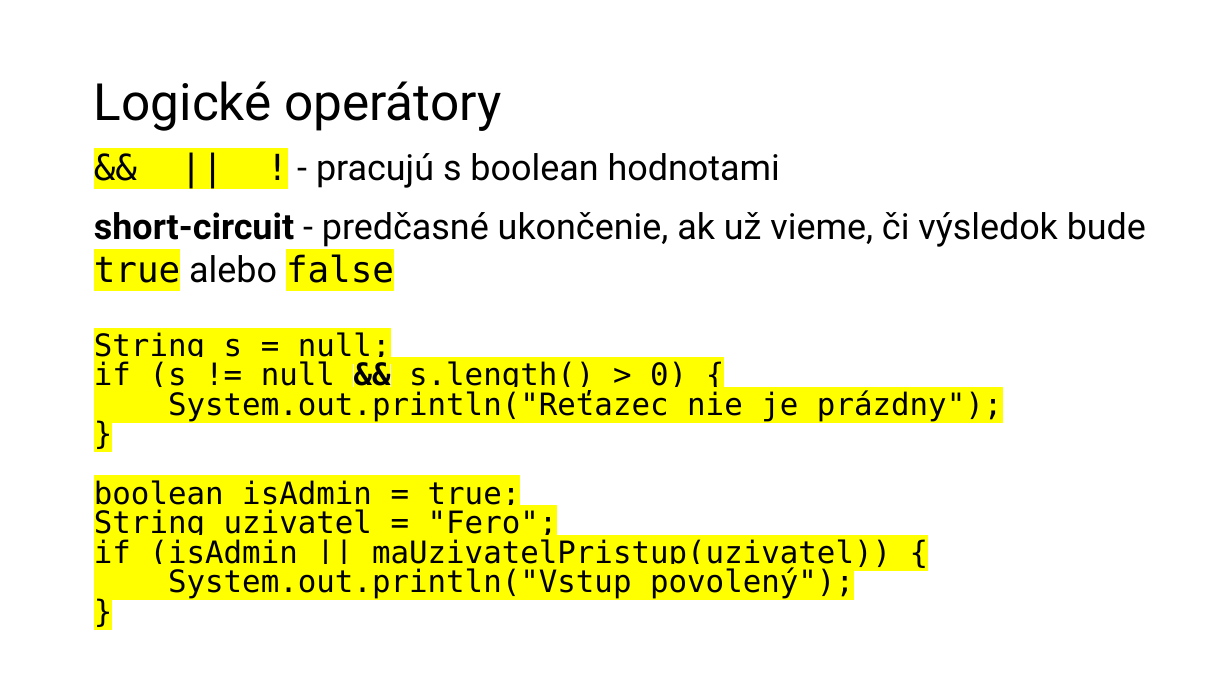
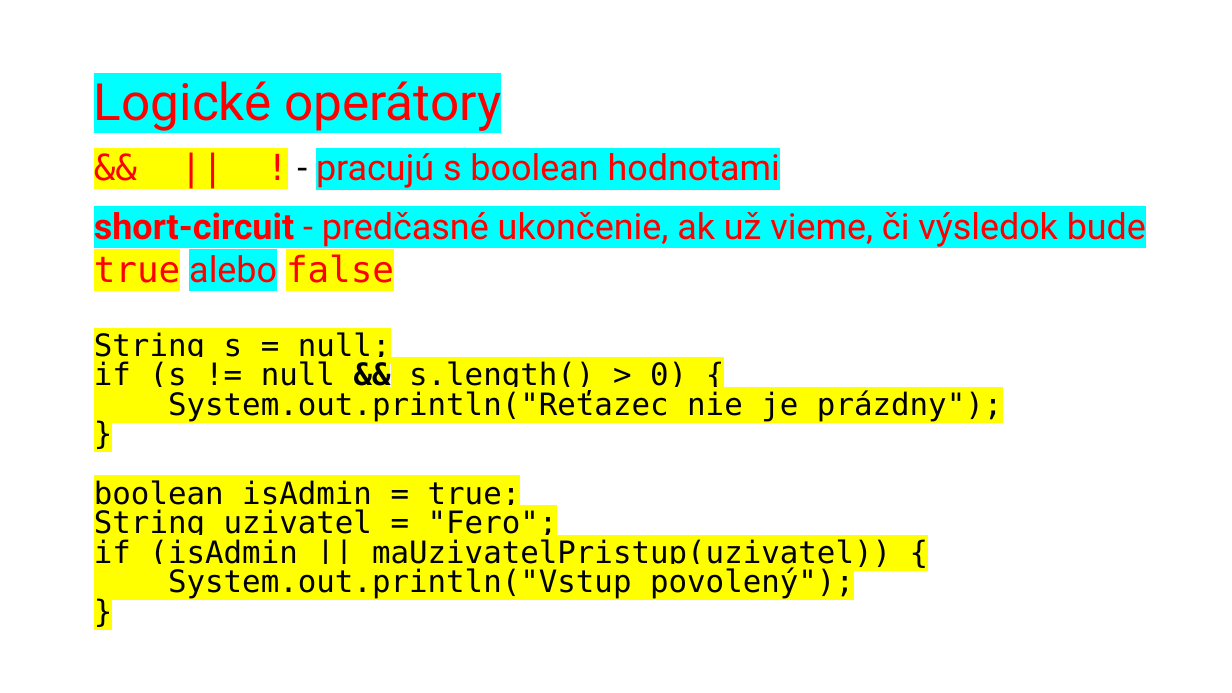
Before and after one commit to wagjo/oop, a slide deck: slide 7 of prezentacie/t06w.pptx. Drawn at 1232x693 pixels with LibreOffice and Linux fonts; fonts in the diff are those of the drawing. Boxes give left, top, right and bottom in pixels: in the first picture for what was removed or moved away, otherwise in the second. Text is boxed around its words. In the diff, an @@ line names an element or a change of style, - is before the commit and + after.

```diff
--- a/prezentacie/t06w.pptx
+++ b/prezentacie/t06w.pptx
@@ title "Logické operátory" at [94, 81, 501, 131]: text colour #000000 to #FF0000, highlight none to #00FFFF @@
@@ text at [94, 147, 1146, 283]: text colour #000000 to #FF0000 in "&& || ! pracujú s boolean hodnotami", "short-circuit - predčasné ukončenie, ak už vieme, ..."; highlight none to #00FFFF in "pracujú s boolean hodnotami", "short-circuit - predčasné ukončenie, ak už vieme, ..." @@
```
Also in this commit, not shown: 5 other slides changed, 3 other files.
